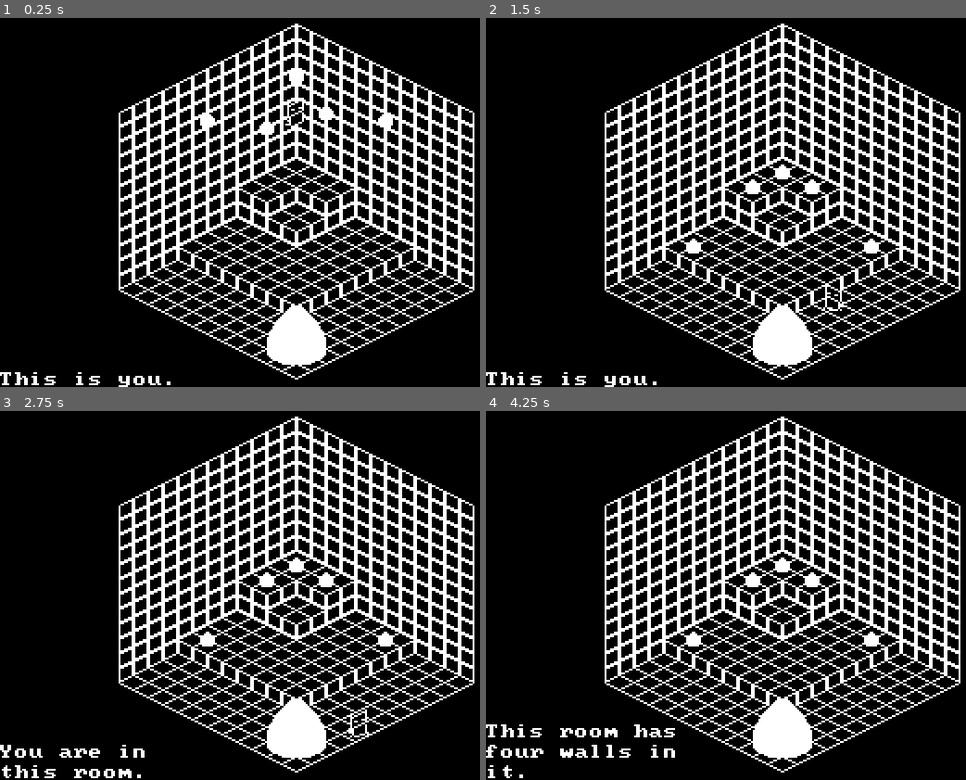
Above: before the commit, frames 1-4 (two rows, left to right).
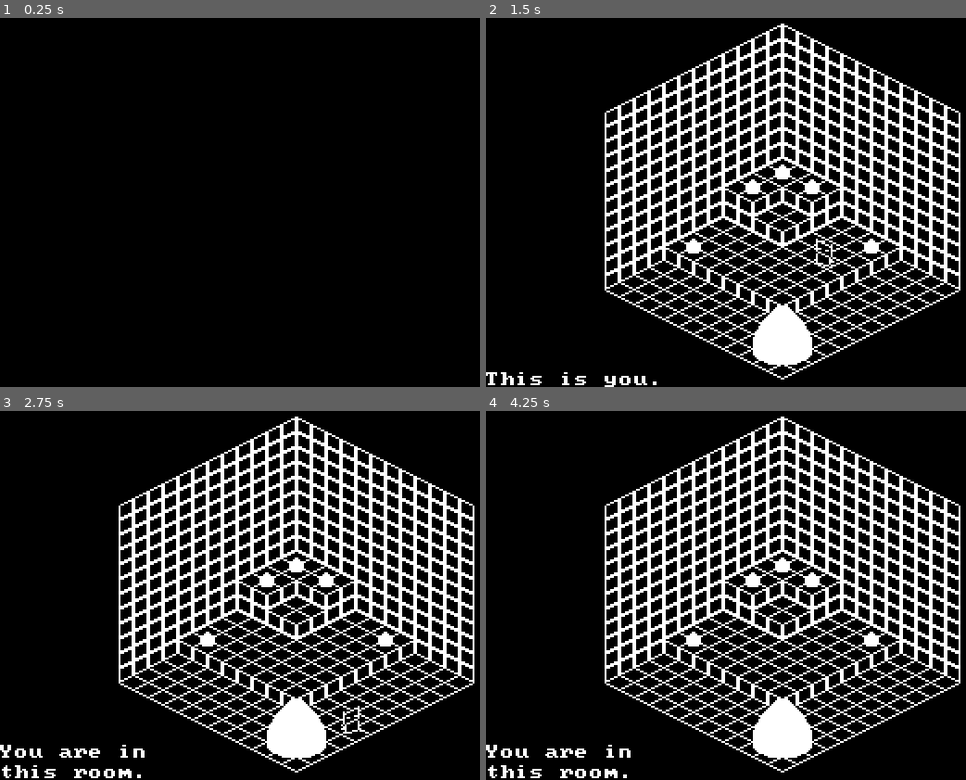
Above: after the commit, the same moments.

Repository: BitBangGames/feed_mother
Game: Godot game, scene res://src/main.tscn
Same seed, same stepped clock (60 frames per second), same inputs: the game is played once before the commit and once after it.
Inputs (mouse positions are in pixels of both pictures, inside the frame that each line leads up to):
- Up to frame 1 (0.25 s): no input
- Up to frame 2 (1.5 s): move the mouse to (913, 184) at 0.52 s; hold D (right) 0.53-1.28 s; click (913, 184) at 0.6 s; tap Space (confirm) at 0.8, 1.35 s; move the mouse to (663, 220) at 1.27 s; hold S (down) from 1.28 s (still down)
- Up to frame 3 (2.75 s): click (177, 613) at 1.55 s; move the mouse to (355, 514) at 2.02 s; release S (down) at 2.03 s; hold D (right) from 2.03 s (still down); click (355, 514) at 2.1 s; tap Space (confirm) at 2.3 s
- Up to frame 4 (4.25 s): move the mouse to (754, 669) at 2.77 s; release D (right) at 2.78 s; hold W (up) 2.78-3.53 s; tap Space (confirm) at 2.85, 3.8 s; click (754, 669) at 3.05 s; tap Enter at 3.5 s; move the mouse to (961, 650) at 3.52 s; hold A (left) from 3.53 s (still down); click (961, 650) at 3.6 s

The runs differ from the first frame. In frame 1, 21% of the frame differs, in the area x 0-99%, y 1-100%; in frame 2, 0.2%; in frame 3, 0.2%; in frame 4, 1.0%.

Commit message:
added animations and state transitions

Diff:
--- a/src/main.gd
+++ b/src/main.gd
@@ -40,7 +40,7 @@
 	print("https://godotengine.org/license")
 
 func _ready() -> void:
-	set_state(Consts.State.GAME_STATE)
+	set_state(Consts.State.TITLE_STATE)
 
 func _notification(what: int) -> void:
 	match what:
@@ -54,6 +54,12 @@
 func _process(_delta: float) -> void:
 	if (Input.is_action_just_pressed("fullscreen")):
 		set_fullscreen(not __fullscreen)
+
+	if (get_state() == Consts.State.TITLE_STATE and (
+		Input.is_action_just_pressed("confirm")
+		or Input.is_action_just_pressed("click")
+	)):
+		set_state(Consts.State.GAME_STATE)
 
 func set_fullscreen(val: bool) -> void:
 	__fullscreen = val
@@ -73,8 +79,18 @@
 			__map.add_child(Mother.get_singleton())
 			__map.add_child(TextBox.get_singleton())
 
+		Consts.State.ENDING_STATE:
+			TextBox.get_singleton().set_text("")
+
 func get_state() -> Consts.State:
 	return __state
+
+func init_ending(ending: Consts.Ending) -> void:
+	set_state(Consts.State.ENDING_STATE)
+
+	match ending:
+		_:
+			pass
 
 func exit(err: Error = Error.OK) -> void:
 	queue_free()
--- a/src/mother.gd
+++ b/src/mother.gd
@@ -23,6 +23,9 @@
 func _physics_process(_delta: float) -> void:
 	super(_delta)
 
+	if (get_velocity().y < 0):
+		Main.get_singleton().init_ending(Consts.Ending.TRUE_ENDING)
+		get_anim_player().play("scream")
 	set_velocity(Vector3(0, get_velocity().y, 0))
 
 func _process(_delta: float) -> void:
--- a/src/mother_sprite.tscn
+++ b/src/mother_sprite.tscn
@@ -33,6 +33,54 @@
 "values": [3, 2, 3, 0]
 }
 
+[sub_resource type="Animation" id="Animation_hc12q"]
+resource_name = "laugh"
+length = 0.5
+loop_mode = 1
+tracks/0/type = "value"
+tracks/0/imported = false
+tracks/0/enabled = true
+tracks/0/path = NodePath(".:frame")
+tracks/0/interp = 1
+tracks/0/loop_wrap = true
+tracks/0/keys = {
+"times": PackedFloat32Array(0, 0.25),
+"transitions": PackedFloat32Array(1, 1),
+"update": 1,
+"values": [9, 8]
+}
+
+[sub_resource type="Animation" id="Animation_vih46"]
+resource_name = "mouth_open"
+length = 2.2666667
+tracks/0/type = "value"
+tracks/0/imported = false
+tracks/0/enabled = true
+tracks/0/path = NodePath(".:frame")
+tracks/0/interp = 1
+tracks/0/loop_wrap = true
+tracks/0/keys = {
+"times": PackedFloat32Array(0, 0.2, 0.6, 1.0666667, 1.4666667),
+"transitions": PackedFloat32Array(1, 1, 1, 1, 1),
+"update": 1,
+"values": [3, 2, 6, 7, 8]
+}
+
+[sub_resource type="Animation" id="Animation_xhsac"]
+resource_name = "scream"
+tracks/0/type = "value"
+tracks/0/imported = false
+tracks/0/enabled = true
+tracks/0/path = NodePath(".:frame")
+tracks/0/interp = 1
+tracks/0/loop_wrap = true
+tracks/0/keys = {
+"times": PackedFloat32Array(0),
+"transitions": PackedFloat32Array(1),
+"update": 1,
+"values": [10]
+}
+
 [sub_resource type="Animation" id="Animation_d76xp"]
 resource_name = "shake"
 loop_mode = 1
@@ -51,7 +99,7 @@
 
 [sub_resource type="Animation" id="Animation_6oq03"]
 resource_name = "shake_fast"
-length = 0.19999999999999998
+length = 0.2
 loop_mode = 1
 tracks/0/type = "value"
 tracks/0/imported = false
@@ -70,6 +118,9 @@
 _data = {
 &"RESET": SubResource("Animation_8l10o"),
 &"eye_open": SubResource("Animation_0bonr"),
+&"laugh": SubResource("Animation_hc12q"),
+&"mouth_open": SubResource("Animation_vih46"),
+&"scream": SubResource("Animation_xhsac"),
 &"shake": SubResource("Animation_d76xp"),
 &"shake_fast": SubResource("Animation_6oq03")
 }
@@ -78,7 +129,7 @@
 z_as_relative = false
 y_sort_enabled = true
 texture = ExtResource("1_8l10o")
-hframes = 6
+hframes = 11
 
 [node name="AnimationPlayer" type="AnimationPlayer" parent="." unique_id=1957773102]
 libraries/ = SubResource("AnimationLibrary_d76xp")
--- a/src/player.gd
+++ b/src/player.gd
@@ -57,17 +57,18 @@
 	super(_delta)
 
 func _process(_delta: float) -> void:
-	if (Input.is_action_just_released("right") or Input.is_action_just_released("down")):
-		get_anim_player().play("front")
-	elif (Input.is_action_just_released("left") or Input.is_action_just_released("up")):
-		get_anim_player().play("back")
+	if (Main.get_singleton().get_state() == Consts.State.GAME_STATE):
+		if (Input.is_action_just_released("right") or Input.is_action_just_released("down")):
+			get_anim_player().play("front")
+		elif (Input.is_action_just_released("left") or Input.is_action_just_released("up")):
+			get_anim_player().play("back")
 
-	if (Input.is_action_pressed("right") or Input.is_action_pressed("down")):
-		get_sprite().set_flip_h(Input.is_action_pressed("down"))
-		get_anim_player().play("front_walk")
-	elif (Input.is_action_pressed("left") or Input.is_action_pressed("up")):
-		get_sprite().set_flip_h(Input.is_action_pressed("up"))
-		get_anim_player().play("back_walk")
+		if (Input.is_action_pressed("right") or Input.is_action_pressed("down")):
+			get_sprite().set_flip_h(Input.is_action_pressed("down"))
+			get_anim_player().play("front_walk")
+		elif (Input.is_action_pressed("left") or Input.is_action_pressed("up")):
+			get_sprite().set_flip_h(Input.is_action_pressed("up"))
+			get_anim_player().play("back_walk")
 
 func get_input_vector() -> Vector2:
 	return __input_vector
--- a/src/text_box.gd
+++ b/src/text_box.gd
@@ -18,7 +18,10 @@
 	update_text()
 
 func _on_timer_timeout() -> void:
-	if (not Mother.get_singleton().is_broken() and __index + 1 < __text_arr.size()):
+	if (
+		Main.get_singleton().get_state() == Consts.State.GAME_STATE
+		and not Mother.get_singleton().is_broken() and __index + 1 < __text_arr.size()
+	):
 		__index = __index + 1
 		update_text()
 
Binary file changed: spr/spr_mother.png
